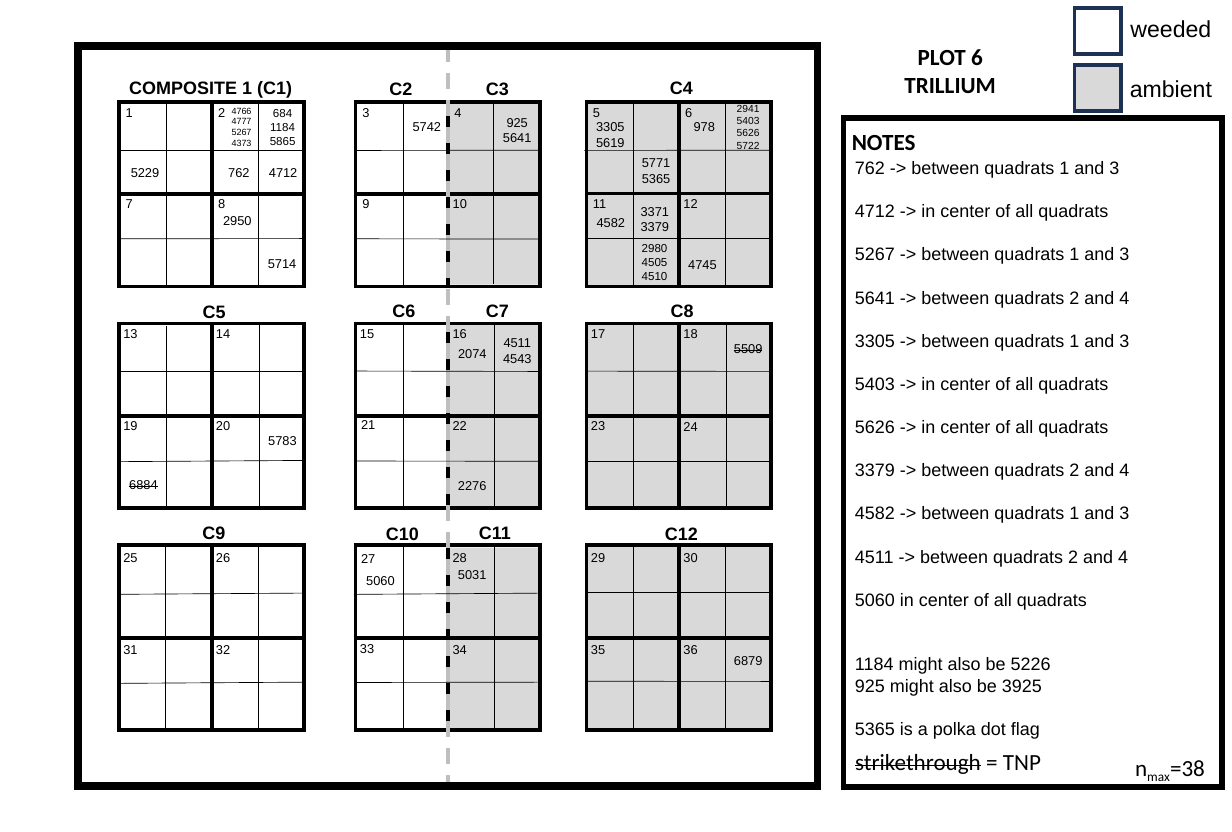
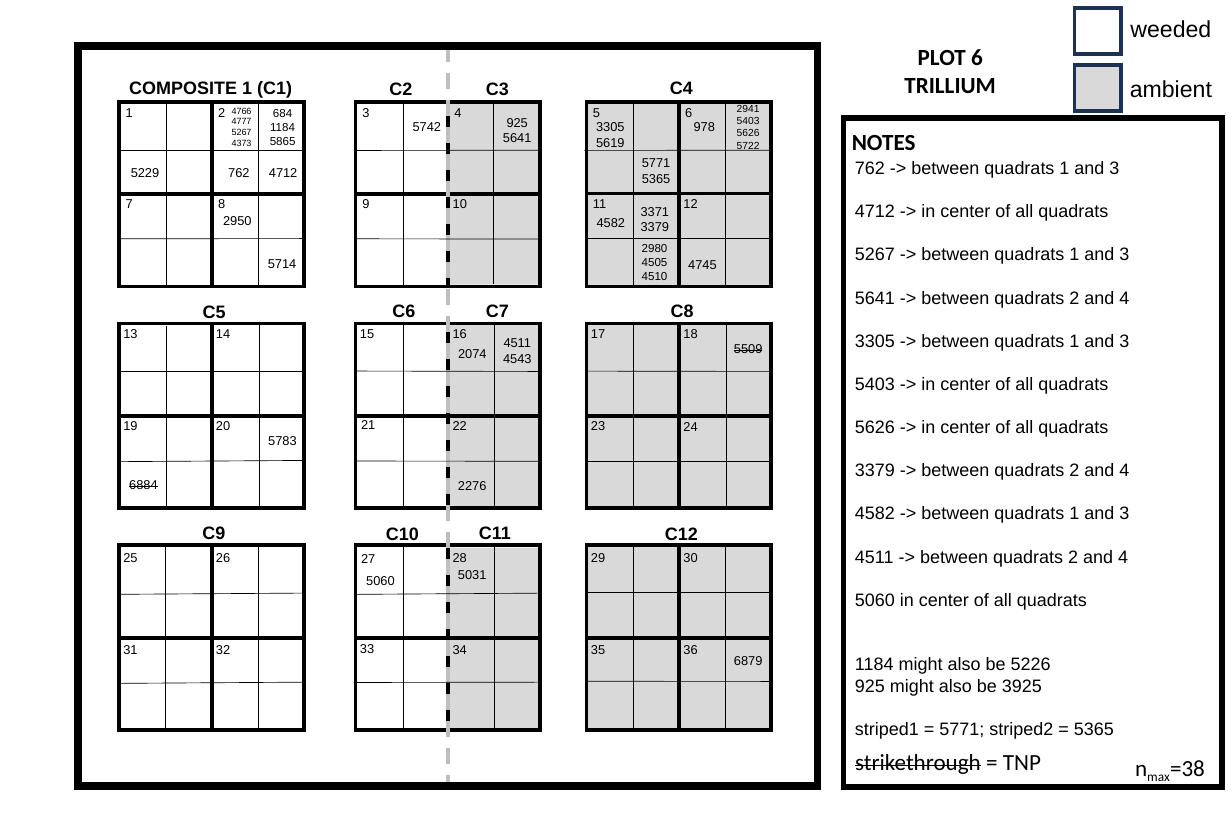
Before and after one commit to eaperkowski/2024_TT_phys, a slide deck: slide 6 of maps/TT_subplot_map_fillable.pptx. Drawn at 1232x832 pixels with LibreOffice and Linux fonts; fonts in the diff are those of the drawing. Boxes give left, top, right and bottom in pixels: in the first picture for what was removed or moved away, otherwise in the second. Text is boxed around its words. In the diff, an @@ line names an element or a change of style, - is before the commit and + after.

```diff
--- a/maps/TT_subplot_map_fillable.pptx
+++ b/maps/TT_subplot_map_fillable.pptx
@@ text at <box>855,722,1114,739</box>: text changed @@
-5365 is a polka dot flag
+striped1 = 5771; striped2 = 5365
```
Also in this commit, not shown: 4 other slides changed, 6 other files.
